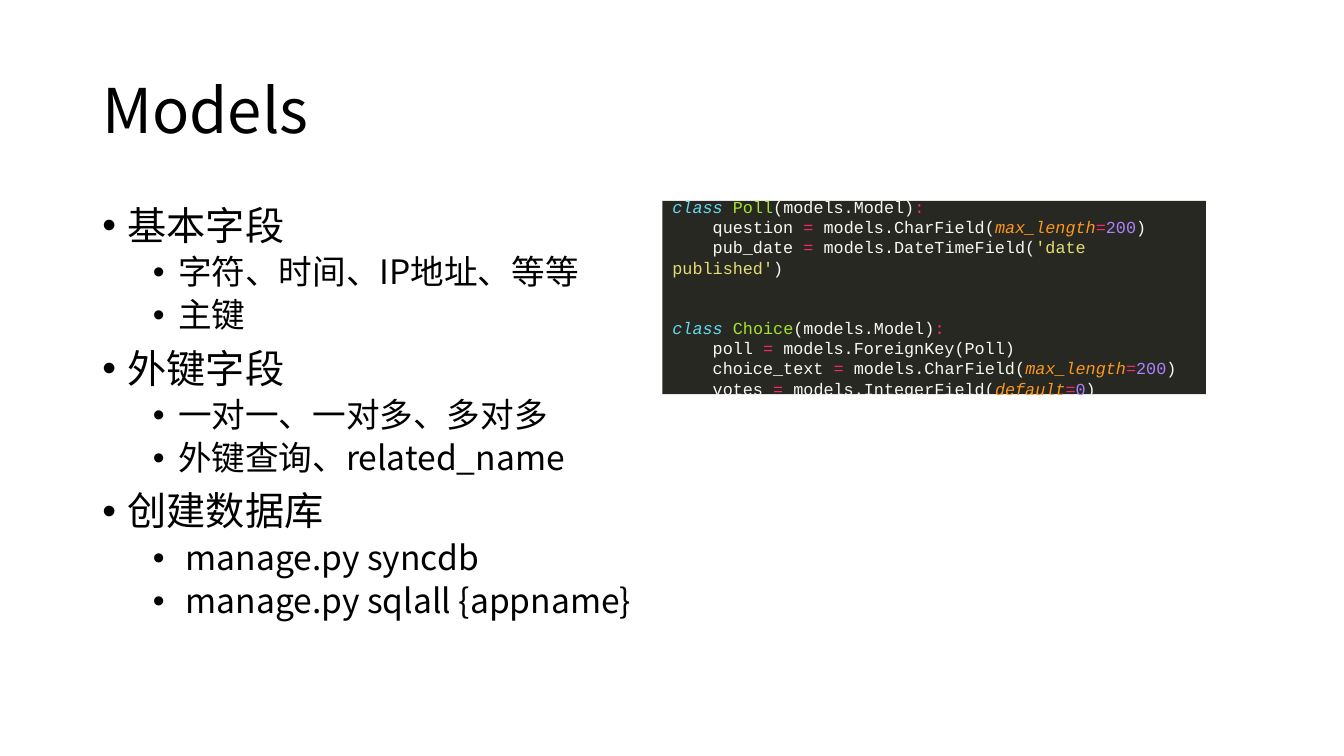
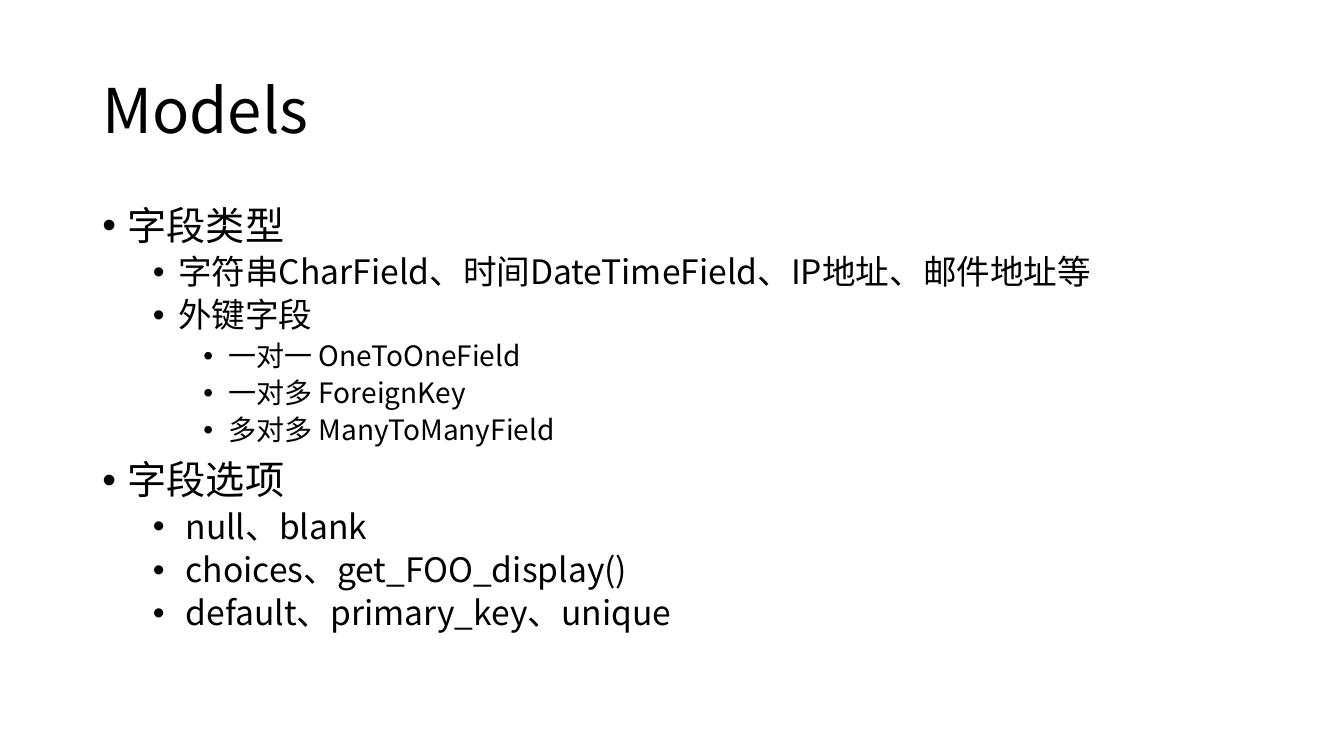
Before and after one commit to renqHIT/DemoQ, a slide deck: slide 8 of Django.pptx. Drawn at 1344x756 pixels with LibreOffice and Linux fonts; fonts in the diff are those of the drawing. Boxes give left, top, right and bottom in pixels: in the first picture for what was removed or moved away, otherwise in the second. Text is boxed around its words. In the diff, an @@ line names an element or a change of style, - is before the commit and + after.

```diff
--- a/Django.pptx
+++ b/Django.pptx
@@ text at (128,207,1091,287): text changed @@
-• 基本字段
-  • 字符、时间、IP地址、等等
-  • 主键
+• 字段类型
+  • 字符串CharField、时间DateTimeField、IP地址、邮件地址等
@@ rectangle removed at (662,201,1206,394) @@
-class Poll(models.Model):
-question = models.CharField(max_length=200)
-pub_date = models.DateTimeField('date published')
-class Choice(models.Model):
-poll = models.ForeignKey(Poll)
-choice_text = models.CharField(max_length=200)
-votes = models.IntegerField(default=0)
@@ text at (178,298,312,330): size 28 to 24 pt in "外键字段"; list level 1 to 2 in "外键字段" @@
@@ text at (128,342,672,633): text changed @@
-  • 一对一、一对多、多对多
-  • 外键查询、related_name
-• 创建数据库
-  • manage.py syncdb
-  • manage.py sqlall {appname}
+    • 一对一 OneToOneField
+    • 一对多 ForeignKey
+    • 多对多 ManyToManyField
+• 字段选项
+  • null、blank
+  • choices、get_FOO_display()
+  • default、primary_key、unique
```
Also in this commit, not shown: 8 other slides changed, 1 slide added, 1 slide removed, 4 other files.
